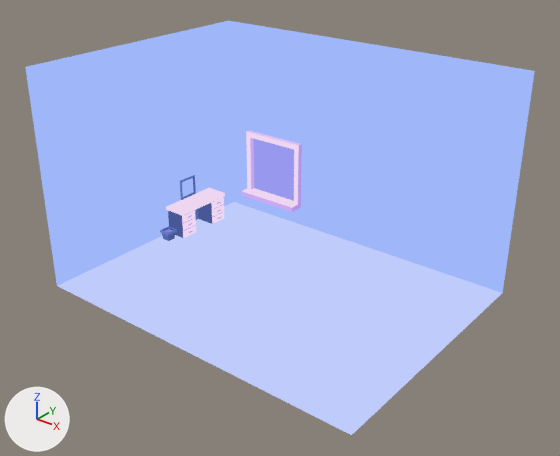
An edit to the Blender file public/Models/Room.blend, drawn before and after from the same camera.
Both versions are drawn from a 50 mm camera at (45.9, -51.0, 35.4) aimed at (9.1, -5.1, 6.9). The lights are fixed; the arrows at lower left show +X, +Y and +Z. The older version comes first.

Before the edit, the objects in view are built like this:
```python
ob_news = bpy.data.objects.new('News', me_plane)
ob_news.location = (-2.0, 7.95, 2.5)
ob_pc = bpy.data.objects.new('PC', me_plane_002)
ob_pc.location = (-8.0, 0.95, 4.1)
ob_pc.rotation_euler = (0.0, 0.0, 1.571)  # degrees (0, 0, 90)
ob_pot0 = bpy.data.objects.new('Pot0', me_plane_004)
ob_pot0.location = (-7.0, -3.0, 0.74)
ob_table = bpy.data.objects.new('Table', me_plane_003)
ob_table.location = (-5.7, 0.95, 3.0)
ob_walls = bpy.data.objects.new('Walls', me_plane_001)
ob_walls.location = (0.0, 0.0, 0.0)
ob_walls.scale = (8.0, 8.0, 8.0)
```
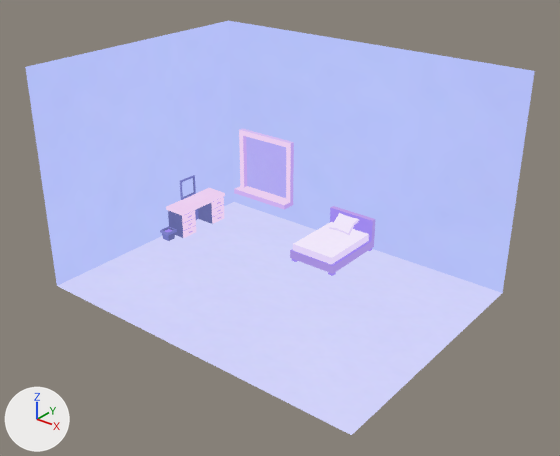
Where the newer file only moved an object's origin or applied its transform, the numbers keep the older frame.

Edits to the bpy script that builds the scene:
```text
Add img_nakusmear_png:
    img_nakusmear_png = load_image('NakuSmear.png', 'NakuSmear.png', 1254, 1254, 'sRGB')
Change mat_material:
    where n1 = _N.new('ShaderNodeTexImage'); n1.name = 'Image Texture'
    n1.image: img_nakuroom_png_001 -> img_nakusmear_png
Add me_plane_005:
    me_plane_005.from_pydata(...)  # 240 vertices, 218 faces; spans x -1.21..1.21, y -1.01..1.01, z -0.38..0.4
    me_plane_005.polygons.foreach_set('use_smooth', [True] * 218)
    me_plane_005.materials.append(mat_material)
Add me_cube:
    me_cube.from_pydata(...)  # 198 vertices, 186 faces; spans x -2.5..2.5, y -3.52..3.48, z -1.5..1.8
    me_cube.materials.append(mat_material)
Change ob_news:
    ob_news.location: (-2.0, 7.95, 2.5) -> (-3.0, 7.95, 2.5)
Add ob_pillow:
    ob_pillow = bpy.data.objects.new('Pillow', me_plane_005)
    ob_pillow.location = (7.84, 6.55, 2.54)
    ob_pillow.rotation_euler = (0.524, 0.0, 0.0)  # degrees (30, 0, 0)
Add ob_bed:
    ob_bed = bpy.data.objects.new('Bed', me_cube)
    ob_bed.location = (8.0, 4.5, 1.5)
```

Changed parts and their boxes (x1, y1, x2, y2) in the pictures (560 x 456 px):
'Walls', surface changed
    both: (25, 21, 535, 435)
'News', surface changed, moved
    before: (241, 130, 302, 212)
    after: (234, 129, 294, 210)
'Bed', added
    after: (290, 206, 376, 276)
'Table', surface changed
    both: (166, 188, 225, 238)
'Pillow', added
    after: (329, 213, 359, 235)
'Pot0', surface changed
    both: (160, 226, 177, 241)
'PC', surface changed
    both: (180, 175, 196, 200)
